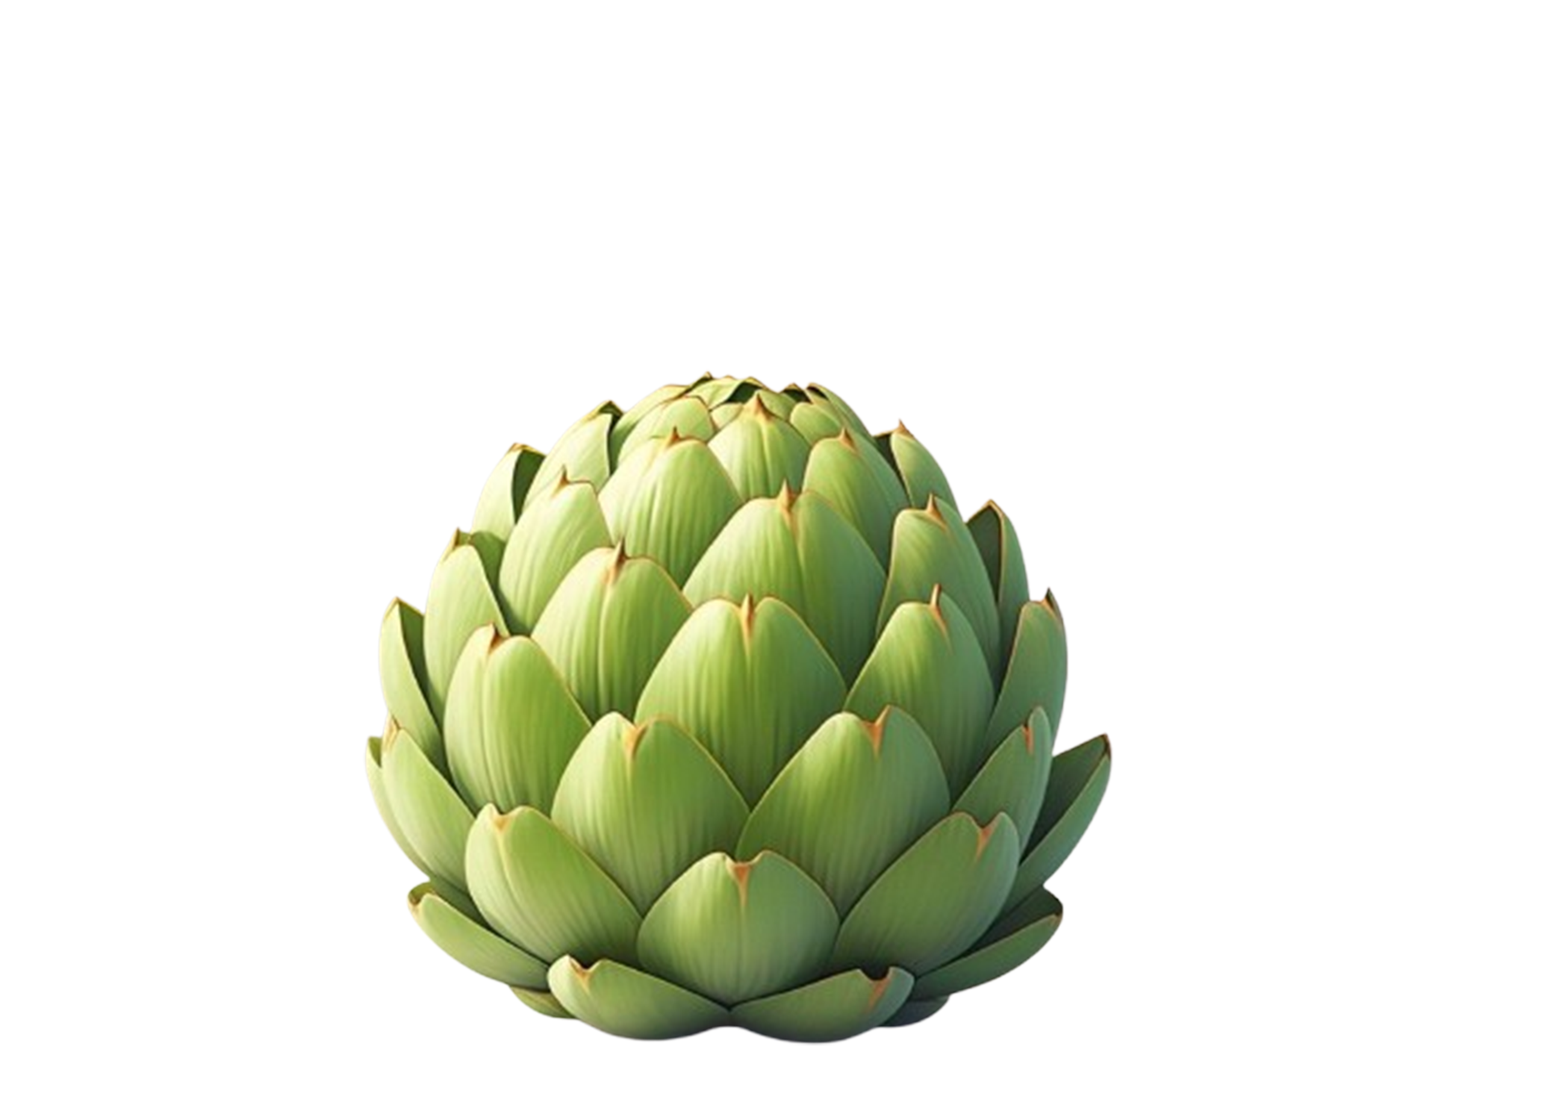
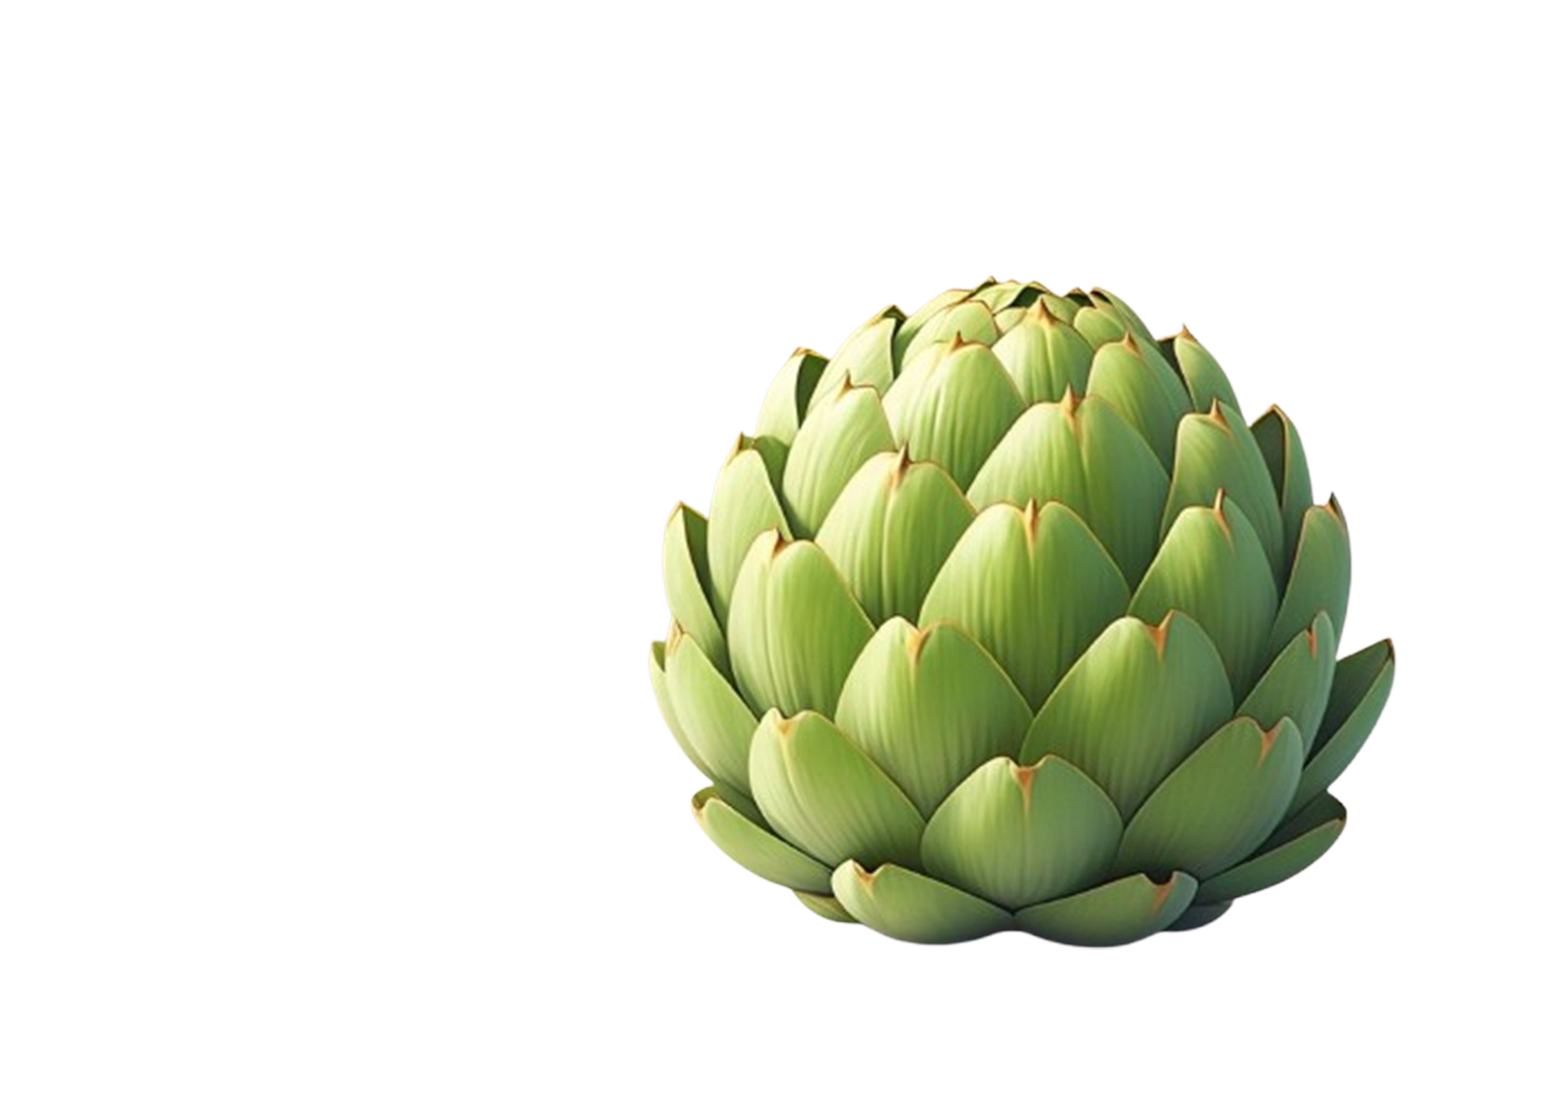
Layers edited between the first and the second w=1568, h=1120 image:
painted on "WhatsApp_Image_2025-02-28_at_6.41.16_PM-removebg-preview" over [362, 273, 1398, 1046]